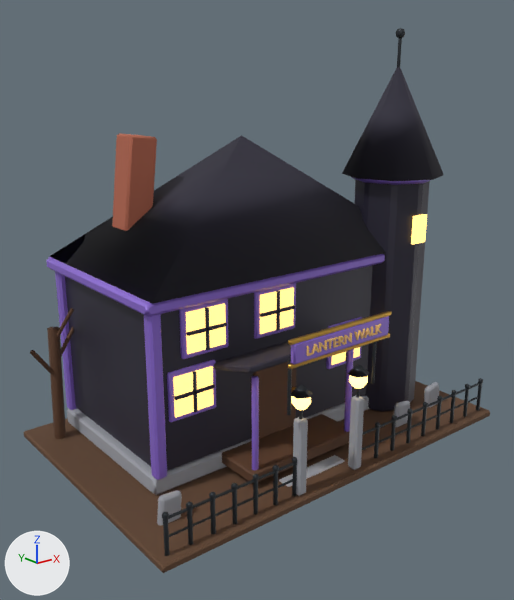
Two versions of the glTF model apps/web/public/models/spookwalk.glb, one commit apart.
Camera for both pictures: a 50 mm lens placed at (-3.01, -3.69, 2.47), pointed at (-0.12, -0.07, 1.02). Every picture has the same lights, and +X, +Y and +Z are marked at lower left. The older version comes first. Vertices at exactly the same position are counted once.

Names of what the first picture shows: 'base_pw_brick', 'base_pw_dark_paint', 'base_pw_dark_shingle', 'base_pw_darkwood', 'base_pw_glow_glow', 'base_pw_gold_brass', 'base_pw_grave', 'base_pw_iron_iron', 'base_pw_purple_paint', 'base_pw_soil' and 2 more.
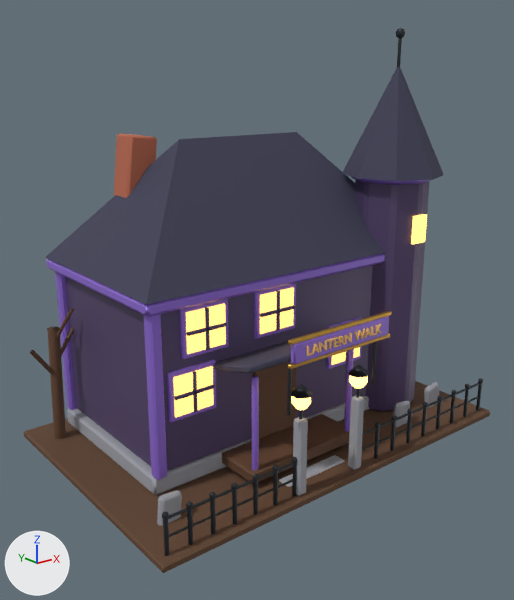
The change, as a list of edits to the scene's bpy script:
```text
Add mat_pw_slate_shingle:
    mat_pw_slate_shingle = principled_material('pw_slate_shingle')
    mat_pw_slate_shingle.base_color = (0.047, 0.047, 0.089)  # dark blue #3d3d54
    mat_pw_slate_shingle.roughness = 0.85
Add mat_pw_plum_paint:
    mat_pw_plum_paint = principled_material('pw_plum_paint')
    mat_pw_plum_paint.base_color = (0.089, 0.0593, 0.147)  # dark purple #54456b
    mat_pw_plum_paint.metallic = 0.1
    mat_pw_plum_paint.roughness = 0.42
Change me_base_pw_dark_paint:
    where me_base_pw_dark_paint.from_pydata(...)  # 136 vertices, 232 faces; spans x -1.1..1.21, y -0.54..0.85, z 0.06..1.81
    remove me_base_pw_dark_paint.materials.append(mat_pw_dark_paint)  # dark blue #2b2938
    add me_base_pw_dark_paint.materials.append(mat_pw_plum_paint)  # dark purple #54456b
Change me_base_pw_dark_shingle:
    used by ob_base_pw_dark_shingle; location = (0.0, 0.0, 0.0)
    remove me_base_pw_dark_shingle.from_pydata(...)  # 38 vertices, 64 faces; spans x -1.15..1.31, y -0.73..0.94, z 0.75..2.56
    add me_base_pw_dark_shingle.from_pydata(...)  # 39 vertices, 66 faces; spans x -1.18..1.31, y -0.73..0.93, z 0.75..2.56
    me_base_pw_dark_shingle part 1: the loose piece of 5 vertices spanning x -1.15..1.15, y -0.44..0.94, z 1.29..2.09 is rebuilt with 6 vertices and now spans x -1.18..1.18, y -0.43..0.93, z 1.29..2.09, in mat_pw_slate_shingle (dark blue #3d3d54)
    me_base_pw_dark_shingle part 2: 58 faces spanning x -0.7..1.31, y -0.73..0.08, z 0.75..2.56 switch from mat_pw_dark_shingle (dark blue #2b2938) to mat_pw_slate_shingle (dark blue #3d3d54)
```

Location of each change, (x1, y1, x2, y2) in pixels of the pictures (514 x 600 px):
'base_pw_dark_shingle', reshaped: before (50, 67, 444, 374); after (45, 67, 444, 374)
'base_pw_dark_paint', recoloured (dark blue to dark purple): (65, 179, 430, 471) in both
part 1 of me_base_pw_dark_shingle, rebuilt: before (50, 135, 386, 304); after (45, 132, 385, 304)
part 2 of me_base_pw_dark_shingle, recoloured: (214, 67, 444, 374) in both
